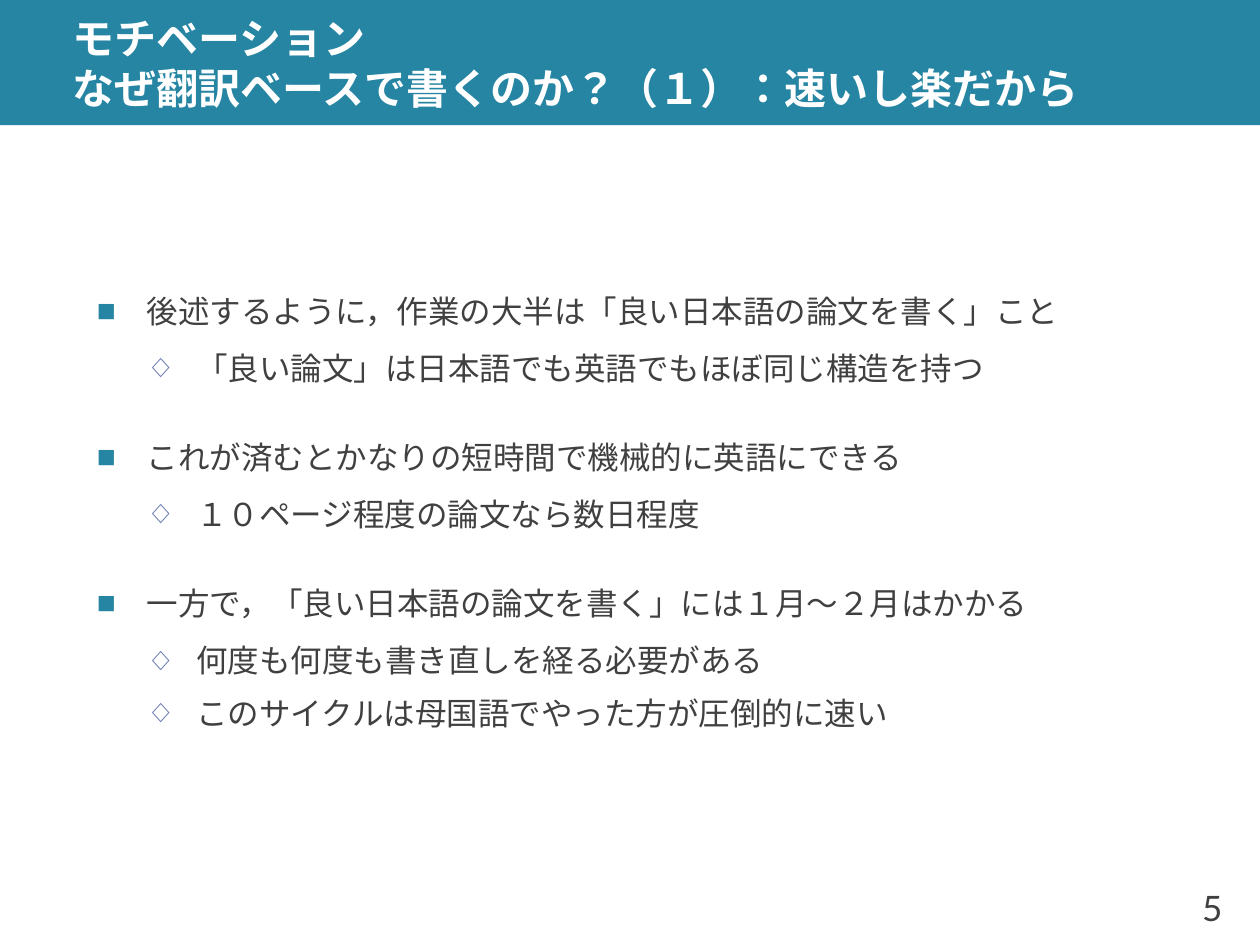
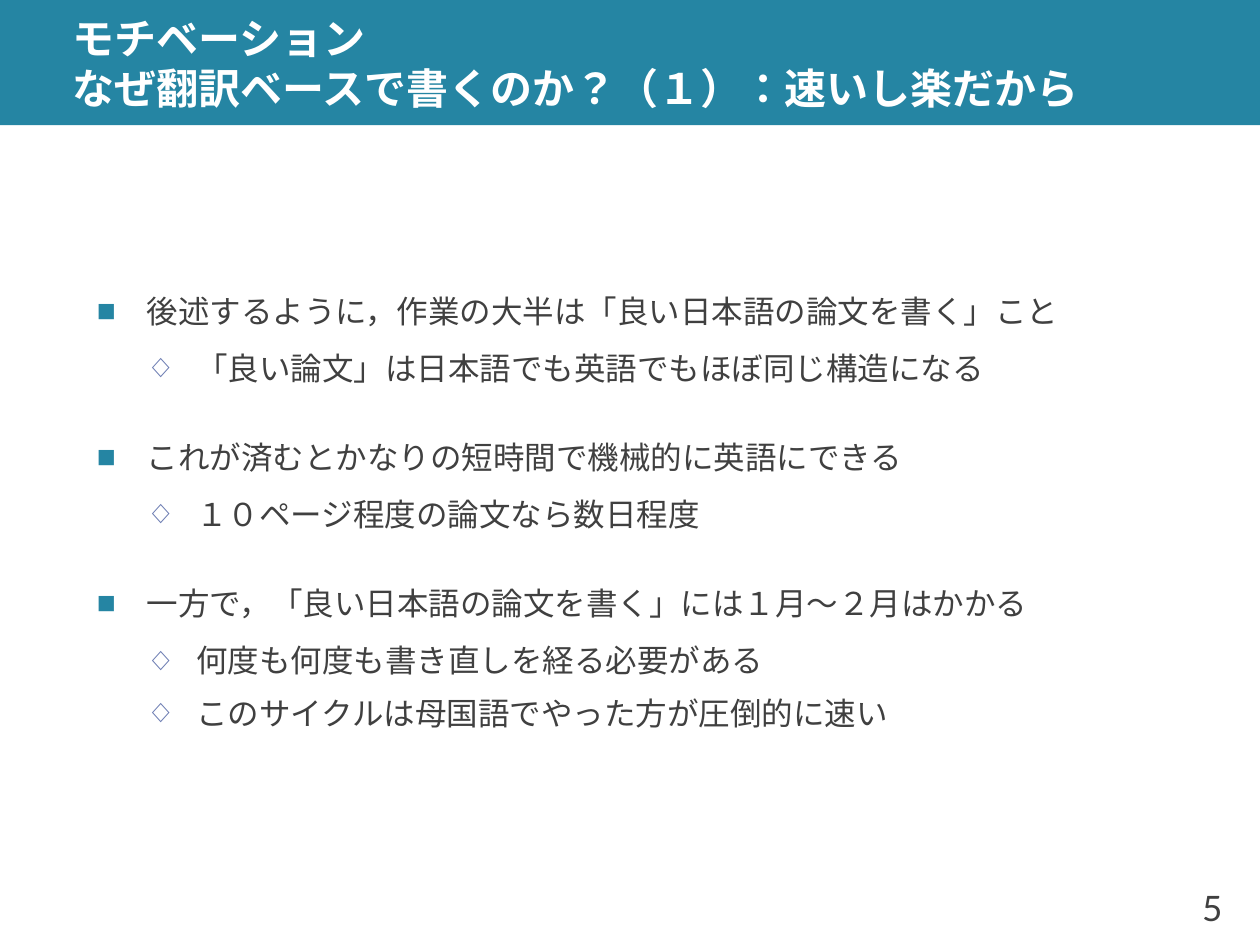
Before and after one commit to shioya-lab/how-to, a slide deck: slide 5 of translation.pptx. Drawn at 1260x945 pixels with LibreOffice and Linux fonts; fonts in the diff are those of the drawing. Boxes give left, top, right and bottom in pixels: in the first picture for what was removed or moved away, otherwise in the second. Text is boxed around its words. In the diff, an @@ line names an element or a change of style, - is before the commit and + after.

```diff
--- a/translation.pptx
+++ b/translation.pptx
@@ text at <box>196,353,984,383</box>: text changed @@
-  ◇ 「良い論文」は日本語でも英語でもほぼ同じ構造を持つ
+  ◇ 「良い論文」は日本語でも英語でもほぼ同じ構造になる
```
Also in this commit, not shown: 14 other slides changed, 6 slides added, 1 slide removed, 2 other files.
